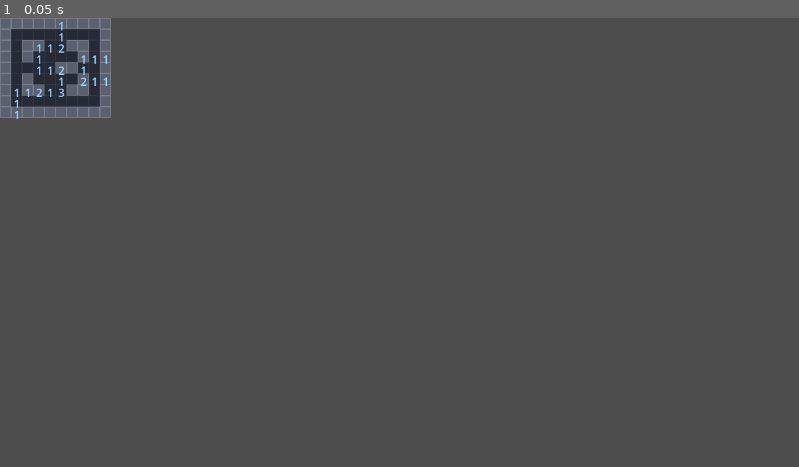
Above: before the commit, frame 1.
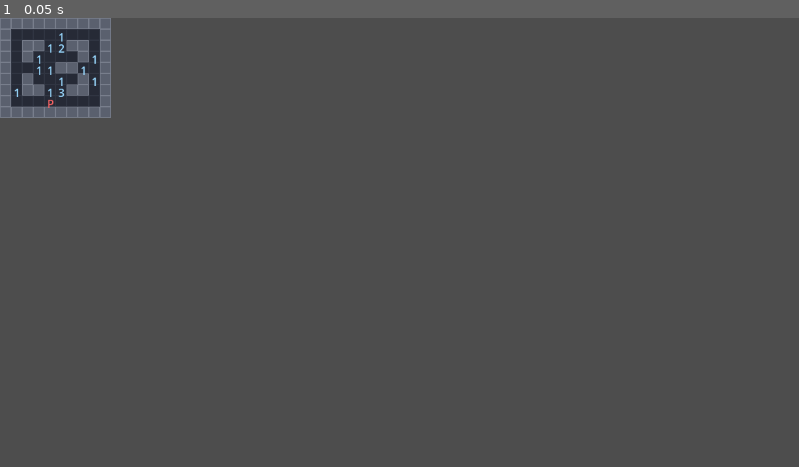
Above: after the commit, the same moment.

Repository: MayraSRS04/Darkfield
Game: Godot game, scene res://scenes/01_juego.tscn
The game is run twice, just before and just after one commit, with the same random seed, the same clock (stepped at 60 frames per second) and the same inputs. This scene is started directly instead of the project's main scene.
Inputs:
- Up to frame 1 (0.05 s): no input

The runs differ from the first frame. In frame 1, less than 0.1% of the frame differs, in the area x 1-14%, y 0-23%.

Commit message:
fix juego.gd

Diff:
--- a/scenes/juego.gd
+++ b/scenes/juego.gd
@@ -27,13 +27,14 @@
 	mapa.cargar(layout)
 
 	tablero = Tablero.new(mapa.filas, mapa.columnas)
+	tablero.marcar_bloqueadas(mapa.celdas_pared())
 	tablero.colocar_minas(8, Vector2i(1, 1), mapa.celdas_caminables())
 
 	_pintar_mapa()
 
 	tablero.revelar(1, 1)
 	_forzar_revelar_fila(4)
-	tablero.abanderar(2, 2)
+	tablero.abanderar(7, 4)
 
 	_dibujar_overlay()
 
